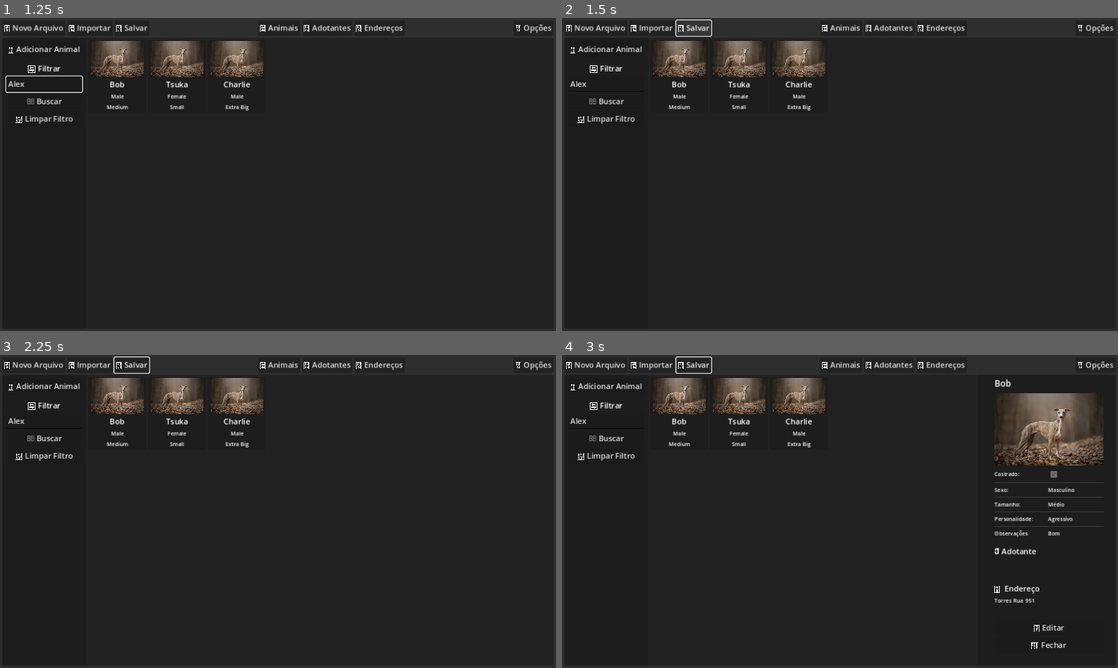
Above: before the commit, frames 1-4 (two rows, left to right).
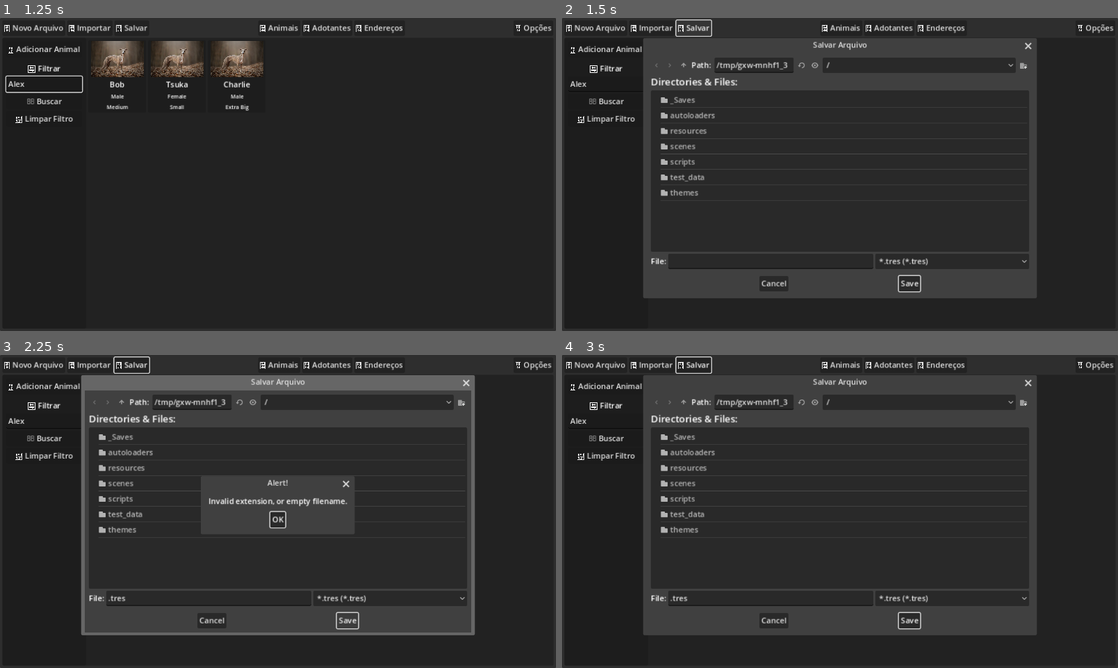
Above: after the commit, the same moments.

Repository: zMenta/GoSilas
Game: Godot game, scene res://scenes/main.tscn
Same seed, same stepped clock (60 frames per second), same inputs: the game is played once before the commit and once after it.
Inputs (mouse positions are in pixels of both pictures, inside the frame that each line leads up to):
- Up to frame 1 (1.25 s): click (44, 83) at 0.52 s; type "Alex" at 0.6 s
- Up to frame 2 (1.5 s): click " Salvar" at 1.25 s
- Up to frame 3 (2.25 s): click (344, 621) at 2 s, where only the run after the commit has a clickable "Save"
- Up to frame 4 (3 s): click (667, 401) at 2.77 s

Frame 1 is identical in both runs. In frame 2, 19% of the frame differs, in the area x 14-86%, y 6-90%; in frame 3, 24%; in frame 4, 23%.

Commit message:
added saving file

Diff:
--- /dev/null
+++ b/_Saves/savefile.tres
@@ -0,0 +1,20 @@
+[gd_resource type="Resource" script_class="SaveFile" load_steps=13 format=3 uid="uid://cjo7hmf6xqdm1"]
+
+[ext_resource type="Script" path="res://resources/address.gd" id="1_ifs45"]
+[ext_resource type="Resource" uid="uid://bfe4s6m6gsqe5" path="res://test_data/address1.tres" id="2_sy6ep"]
+[ext_resource type="Resource" uid="uid://byrs86t7mjk3r" path="res://test_data/address2.tres" id="3_3aacm"]
+[ext_resource type="Script" path="res://resources/adopter.gd" id="4_5kb5d"]
+[ext_resource type="Resource" uid="uid://yuuogq77l63o" path="res://test_data/adopter1.tres" id="5_u1he1"]
+[ext_resource type="Resource" uid="uid://bfusjkrowrrsx" path="res://test_data/adopter2.tres" id="6_unlg4"]
+[ext_resource type="Resource" uid="uid://6xekdnahih2k" path="res://test_data/adopter3.tres" id="7_stq3x"]
+[ext_resource type="Script" path="res://resources/animal.gd" id="8_3fic0"]
+[ext_resource type="Resource" uid="uid://c32i01cxlvxmk" path="res://test_data/animal1.tres" id="9_1g40s"]
+[ext_resource type="Resource" uid="uid://ecntaxk6duu" path="res://test_data/animal2.tres" id="10_a6ach"]
+[ext_resource type="Resource" uid="uid://ceufndvup071n" path="res://test_data/animal3.tres" id="11_eambc"]
+[ext_resource type="Script" path="res://resources/save_file.gd" id="12_wcnuw"]
+
+[resource]
+script = ExtResource("12_wcnuw")
+animals = Array[ExtResource("8_3fic0")]([ExtResource("9_1g40s"), ExtResource("10_a6ach"), ExtResource("11_eambc")])
+address = Array[ExtResource("1_ifs45")]([ExtResource("2_sy6ep"), ExtResource("3_3aacm")])
+adopter = Array[ExtResource("4_5kb5d")]([ExtResource("5_u1he1"), ExtResource("6_unlg4"), ExtResource("7_stq3x")])
--- /dev/null
+++ b/_Saves/savefile2.tres
@@ -0,0 +1,15 @@
+[gd_resource type="Resource" script_class="SaveFile" load_steps=8 format=3 uid="uid://c8tqnj7m8nl72"]
+
+[ext_resource type="Script" path="res://resources/address.gd" id="1_0dvsv"]
+[ext_resource type="Resource" uid="uid://byrs86t7mjk3r" path="res://test_data/address2.tres" id="2_qpynw"]
+[ext_resource type="Script" path="res://resources/adopter.gd" id="3_4mbce"]
+[ext_resource type="Script" path="res://resources/animal.gd" id="4_tw1c2"]
+[ext_resource type="Resource" uid="uid://c32i01cxlvxmk" path="res://test_data/animal1.tres" id="5_517jq"]
+[ext_resource type="Resource" uid="uid://ceufndvup071n" path="res://test_data/animal3.tres" id="6_vxij6"]
+[ext_resource type="Script" path="res://resources/save_file.gd" id="7_hy8rs"]
+
+[resource]
+script = ExtResource("7_hy8rs")
+animals = Array[ExtResource("4_tw1c2")]([ExtResource("5_517jq"), ExtResource("6_vxij6")])
+address = Array[ExtResource("1_0dvsv")]([ExtResource("2_qpynw")])
+adopter = Array[ExtResource("3_4mbce")]([])
--- a/scenes/main.tscn
+++ b/scenes/main.tscn
@@ -225,6 +225,7 @@
 ok_button_text = "Open"
 file_mode = 0
 access = 2
+filters = PackedStringArray("*.tres")
 
 [node name="SaveSaveFileDialog" type="FileDialog" parent="."]
 unique_name_in_owner = true
@@ -234,6 +235,16 @@
 size = Vector2i(800, 500)
 ok_button_text = "Save"
 access = 2
+filters = PackedStringArray("*.tres")
+
+[node name="SaveSaveFileDialog" type="FileDialog" parent="SaveSaveFileDialog"]
+auto_translate_mode = 1
+title = "Salvar Arquivo"
+initial_position = 4
+size = Vector2i(800, 500)
+ok_button_text = "Save"
+access = 2
+filters = PackedStringArray("*.tres")
 
 [node name="ResourcePickerMenu" type="PopupPanel" parent="."]
 unique_name_in_owner = true
@@ -277,3 +288,5 @@
 [connection signal="file_selected" from="FileDialog" to="MarginContainer/VBoxContainer/PanelContainer/MainSplitContainer/LeftContainer/CardDetails" method="_on_file_dialog_file_selected"]
 [connection signal="file_selected" from="FileDialog" to="MarginContainer/VBoxContainer/PanelContainer/MainSplitContainer/LeftContainer/CreateCard" method="_on_file_dialog_file_selected"]
 [connection signal="file_selected" from="OpenSaveFileDialog" to="." method="_on_open_save_file_dialog_file_selected"]
+[connection signal="file_selected" from="SaveSaveFileDialog" to="." method="_on_save_save_file_dialog_file_selected"]
+[connection signal="file_selected" from="SaveSaveFileDialog/SaveSaveFileDialog" to="." method="_on_save_save_file_dialog_file_selected"]
--- a/scripts/main.gd
+++ b/scripts/main.gd
@@ -2,6 +2,7 @@
 
 @onready var file_dialog: FileDialog = %FileDialog
 @onready var save_file_dialog: FileDialog = %OpenSaveFileDialog
+@onready var save_save_file_dialog: FileDialog = %SaveSaveFileDialog
 @onready var card_container : HFlowContainer = %CardContainer
 @onready var left_container : MarginContainer = %LeftContainer
 @onready var main_split_container : HSplitContainer = %MainSplitContainer
@@ -196,7 +197,7 @@
 
 
 func _on_save_button_pressed() -> void:
-	pass
+	save_save_file_dialog.show()
 
 func _on_import_save_button_pressed() -> void:
 	save_file_dialog.show()
@@ -211,3 +212,6 @@
 func _on_new_save_button_pressed() -> void:
 	Storage.save_file = SaveFile.new()
 	_on_animal_button_pressed()
+
+func _on_save_save_file_dialog_file_selected(path:String) -> void:
+	ResourceSaver.save(Storage.save_file, path)
